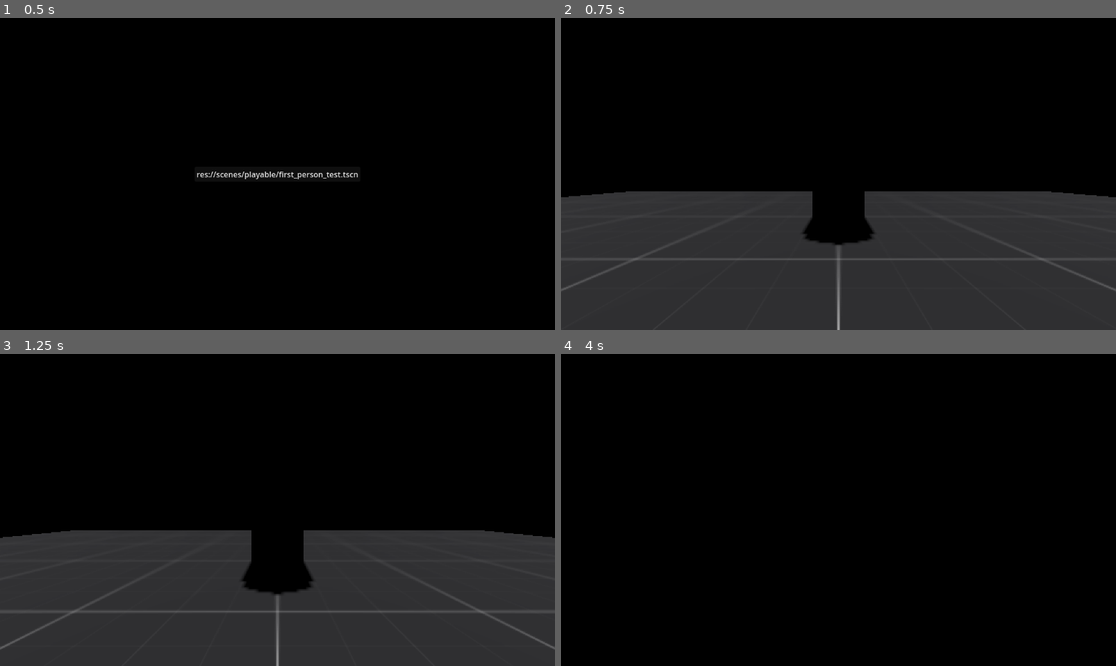
Above: before the commit, frames 1-4 (two rows, left to right).
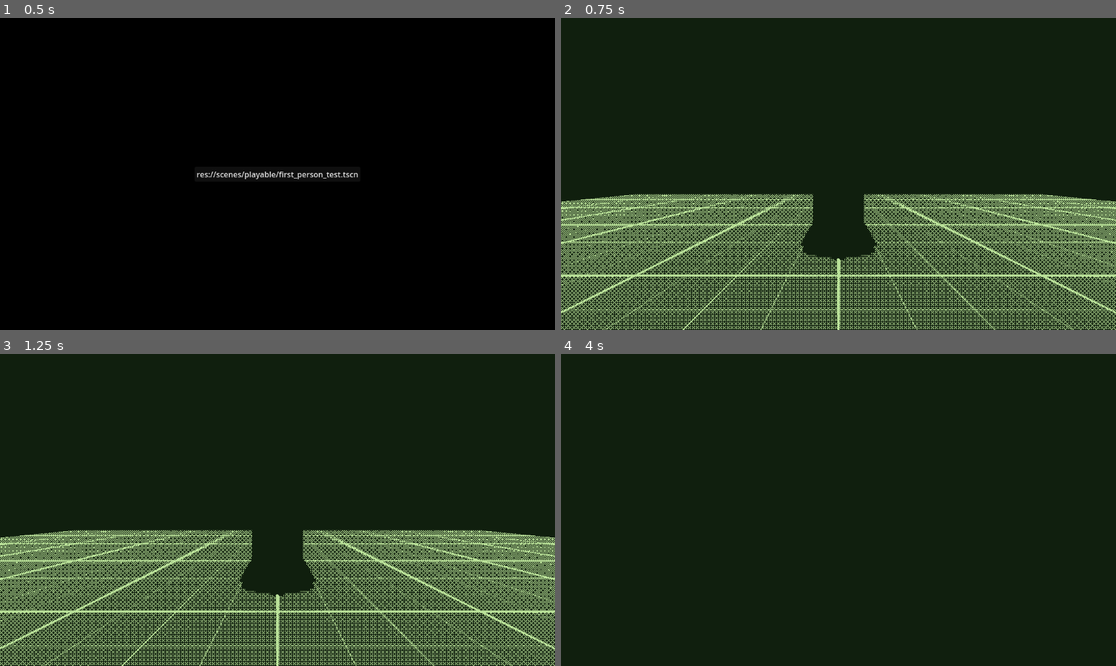
Above: after the commit, the same moments.

Repository: nerdie01/godot-common-assets
Game: Godot game, scene res://scenes/menu/scene_loader.tscn
The game is run twice, just before and just after one commit, with the same random seed, the same clock (stepped at 60 frames per second) and the same inputs.
Inputs (mouse positions are in pixels of both pictures, inside the frame that each line leads up to):
- Up to frame 1 (0.5 s): no input
- Up to frame 2 (0.75 s): click "res://scenes/playable/first_p…" at 0.5 s
- Up to frame 3 (1.25 s): no input
- Up to frame 4 (4 s): move the mouse to (866, 510) at 1.27 s; hold Shift (player_move_sprint) 1.28-2.03 s; hold W (player_move_forward) from 1.28 s (still down); tap Space (player_move_jump) at 1.52, 2.27, 3.77 s; move the mouse to (810, 510) at 2.02 s; tap Shift (player_move_sprint) at 2.1, 3.6 s; move the mouse to (849, 503) at 2.77 s; hold Shift (player_move_sprint) 2.78-3.53 s; move the mouse to (832, 516) at 3.52 s

Frame 1 is identical in both runs. In frame 2, 96% of the frame differs, in the area x 0-100%, y 0-100%; in frame 3, 97%; in frame 4, 100%.

Commit message:
fixed some shader stuff and added columns

Diff:
--- a/assets/camera/camera_data.tscn
+++ b/assets/camera/camera_data.tscn
@@ -1,7 +1,7 @@
 [gd_scene load_steps=5 format=3 uid="uid://dv5ws3pk78q4v"]
 
-[ext_resource type="Shader" uid="uid://bcmcyd31j6eqb" path="res://assets/shaders/camera/kuwahara.gdshader" id="1_wjmro"]
-[ext_resource type="Shader" uid="uid://dqtxrn61m40ww" path="res://assets/shaders/camera/dither.gdshader" id="2_pgu0o"]
+[ext_resource type="Shader" uid="uid://bcmcyd31j6eqb" path="res://assets/camera/shaders/kuwahara.gdshader" id="1_wjmro"]
+[ext_resource type="Shader" uid="uid://dqtxrn61m40ww" path="res://assets/camera/shaders/dither.gdshader" id="2_pgu0o"]
 
 [sub_resource type="ShaderMaterial" id="ShaderMaterial_24l82"]
 shader = ExtResource("1_wjmro")
--- a/assets/objects/fast_column/fast_column.tscn
+++ b/assets/objects/fast_column/fast_column.tscn
@@ -1,6 +1,6 @@
 [gd_scene load_steps=4 format=3 uid="uid://byier5i5df01e"]
 
-[ext_resource type="Material" uid="uid://d040r41udd3u3" path="res://assets/shaders/prototype_grid.tres" id="1_g6k1b"]
+[ext_resource type="Material" uid="uid://d040r41udd3u3" path="res://assets/objects/prototype_grid.tres" id="1_g6k1b"]
 
 [sub_resource type="CylinderMesh" id="CylinderMesh_02hck"]
 
--- a/scenes/playable/first_person_test.tscn
+++ b/scenes/playable/first_person_test.tscn
@@ -1,27 +1,29 @@
-[gd_scene load_steps=12 format=3 uid="uid://bg4l14rt8jn2r"]
+[gd_scene load_steps=13 format=3 uid="uid://bg4l14rt8jn2r"]
 
 [ext_resource type="PackedScene" uid="uid://cguys1qvjcx3m" path="res://assets/objects/fast_floor/fast_floor.tscn" id="1_1ittl"]
 [ext_resource type="Script" uid="uid://d1weinr3x7nj8" path="res://assets/camera/fpv/fpv_camera.gd" id="1_od3yb"]
-[ext_resource type="Shader" uid="uid://bcmcyd31j6eqb" path="res://assets/shaders/camera/kuwahara.gdshader" id="1_v0rfm"]
-[ext_resource type="Shader" uid="uid://dqtxrn61m40ww" path="res://assets/shaders/camera/dither.gdshader" id="2_24l82"]
+[ext_resource type="Shader" uid="uid://bcmcyd31j6eqb" path="res://assets/camera/shaders/kuwahara.gdshader" id="1_v0rfm"]
+[ext_resource type="Shader" uid="uid://dqtxrn61m40ww" path="res://assets/camera/shaders/dither.gdshader" id="2_24l82"]
 [ext_resource type="Script" uid="uid://bes2hutuvlxfk" path="res://assets/camera/fpv/fpv_camera_fov_change.gd" id="2_g3lmd"]
 [ext_resource type="Script" uid="uid://c5aqpfrrgbf85" path="res://assets/entity/character/physical_character.gd" id="5_bc7a5"]
+[ext_resource type="Texture2D" uid="uid://s3unxdq5tjth" path="res://assets/camera/shaders/bayer8tile4.png" id="5_sq6w7"]
 [ext_resource type="Script" uid="uid://bxkgwo3i4fvqf" path="res://assets/entity/components/entity_velocity_component.gd" id="6_bc7a5"]
 [ext_resource type="PackedScene" uid="uid://byier5i5df01e" path="res://assets/objects/fast_column/fast_column.tscn" id="6_fu6yi"]
 
 [sub_resource type="ShaderMaterial" id="ShaderMaterial_24l82"]
 shader = ExtResource("1_v0rfm")
-shader_parameter/kernel_radius = 15.0
+shader_parameter/kernel_radius = 25.0
 shader_parameter/polynomial_weight_eta = 0.1
 shader_parameter/polynomial_weight_lambda = 0.5
 
 [sub_resource type="ShaderMaterial" id="ShaderMaterial_v0rfm"]
 shader = ExtResource("2_24l82")
-shader_parameter/primary_color = Color(1, 1, 1, 1)
-shader_parameter/secondary_color = Color(0, 0, 0, 1)
+shader_parameter/dither_matrix = ExtResource("5_sq6w7")
+shader_parameter/primary_color = Color(0.727737, 0.886576, 0.600904, 1)
+shader_parameter/secondary_color = Color(0.0619554, 0.123891, 0.054513, 1)
 shader_parameter/levels = 3
-shader_parameter/max_color_range = 0.25
-shader_parameter/dither_scale = 1
+shader_parameter/max_color_range = 0.0
+shader_parameter/dither_scale = 2
 shader_parameter/dithering_intensity = 0.2
 shader_parameter/brightness = 2.5
 shader_parameter/contrast = 1.0
@@ -38,14 +40,14 @@
 grow_horizontal = 2
 grow_vertical = 2
 stretch = true
-stretch_shrink = 2
 
 [node name="CameraViewport" type="SubViewport" parent="CameraData"]
 handle_input_locally = false
-size = Vector2i(576, 324)
+size = Vector2i(1152, 648)
 render_target_update_mode = 4
 
 [node name="Camera3D" type="Camera3D" parent="CameraData/CameraViewport"]
+transform = Transform3D(1, 0, 0, 0, 1, 0, 0, 0, 1, 0, 1, 0)
 
 [node name="FirstPersonCamera" type="Node" parent="CameraData/CameraViewport" node_paths=PackedStringArray("camera", "target")]
 script = ExtResource("1_od3yb")
@@ -73,21 +75,21 @@
 anchor_bottom = 1.0
 grow_horizontal = 2
 grow_vertical = 2
+mouse_filter = 2
 
 [node name="BackBufferCopy" type="BackBufferCopy" parent="CameraData/CameraViewport/ShaderPasses"]
-visible = false
 position = Vector2(576, 324)
 scale = Vector2(5.76, 3.24)
 copy_mode = 2
 
 [node name="DitherShader" type="ColorRect" parent="CameraData/CameraViewport/ShaderPasses"]
-visible = false
 material = SubResource("ShaderMaterial_v0rfm")
 anchors_preset = 15
 anchor_right = 1.0
 anchor_bottom = 1.0
 grow_horizontal = 2
 grow_vertical = 2
+mouse_filter = 2
 
 [node name="Environment" type="Node3D" parent="."]
 
Binary file added: assets/camera/shaders/bayer8tile4.png
Not shown, added: assets/camera/shaders/bayer8tile4.png.import
Renamed: assets/shaders/camera/dither.gdshader -> assets/camera/shaders/dither.gdshader
Renamed: assets/shaders/camera/dither.gdshader.uid -> assets/camera/shaders/dither.gdshader.uid
Renamed: assets/shaders/camera/kuwahara.gdshader -> assets/camera/shaders/kuwahara.gdshader
Renamed: assets/shaders/camera/kuwahara.gdshader.uid -> assets/camera/shaders/kuwahara.gdshader.uid
Renamed: assets/shaders/prototype_grid.tres -> assets/objects/prototype_grid.tres
